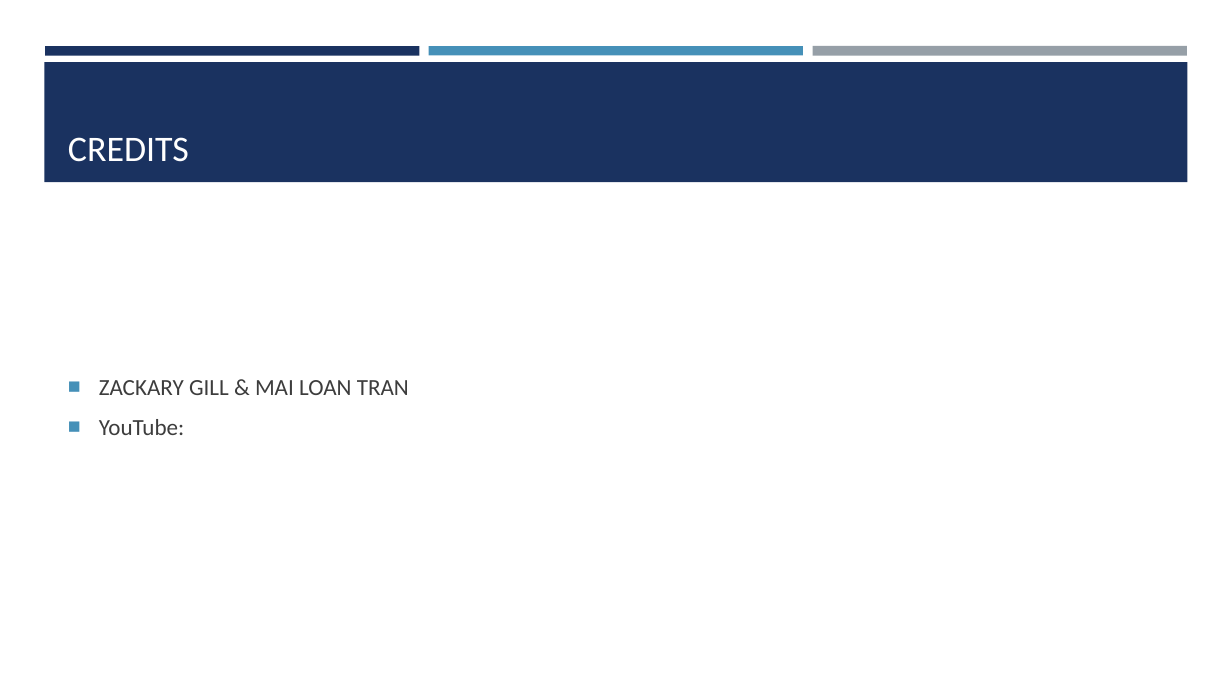
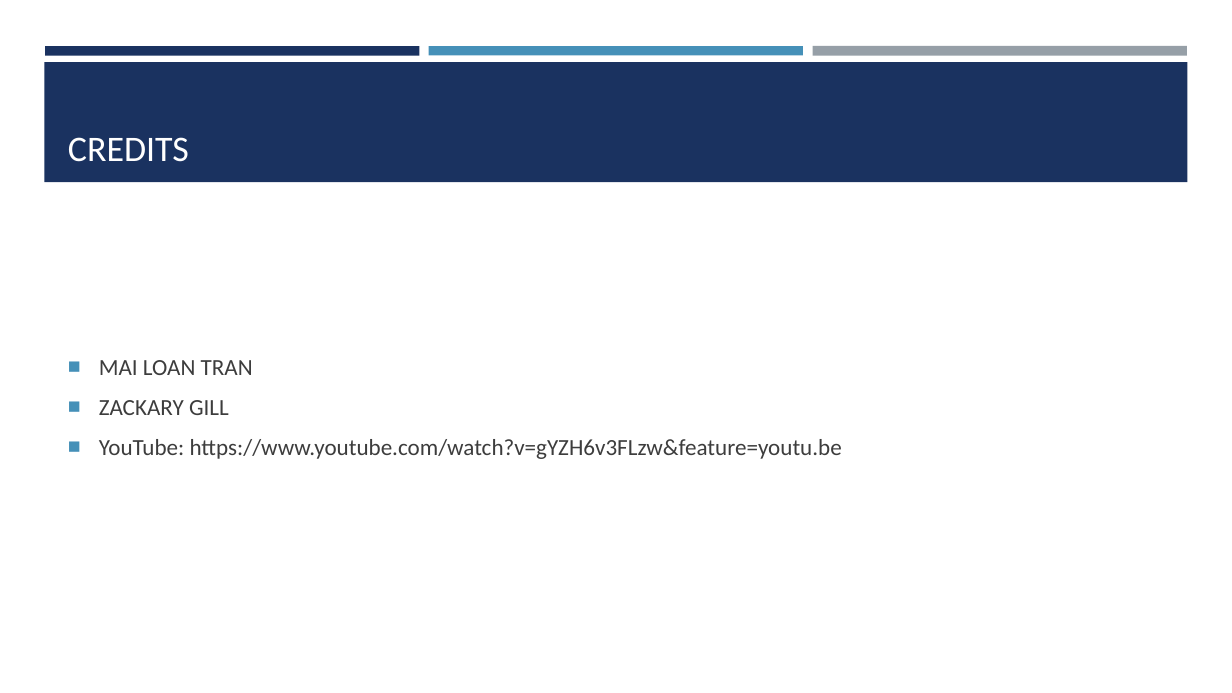
Before and after one commit to SamOnalaja/MSDS6306-404_CS2, a slide deck: slide 12 of pres/MLTran_CaseStudy_2_Presentation.pptx (slide 11 before the commit). Drawn at 1232x693 pixels with LibreOffice and Linux fonts; fonts in the diff are those of the drawing. Boxes give left, top, right and bottom in pixels: in the first picture for what was removed or moved away, otherwise in the second. Text is boxed around its words. In the diff, an @@ line names an element or a change of style, - is before the commit and + after.

Commit message:
Added my youtube link to the rmd file, knitted it, and moved the powerpoints into the pres folder.

```diff
--- a/pres/MLTran_CaseStudy_2_Presentation.pptx
+++ b/pres/MLTran_CaseStudy_2_Presentation.pptx
@@ text at (x1=99, y1=360, x2=842, y2=459): text changed @@
-■ ZACKARY GILL & MAI LOAN TRAN
-■ YouTube:
+■ MAI LOAN TRAN
+■ ZACKARY GILL
+■ YouTube: https://www.youtube.com/watch?v=gYZH6v3FLzw&feature=youtu.be
```
Also in this commit, not shown: 8 other slides changed, 2 slides added, 1 slide removed, 3 other files.
